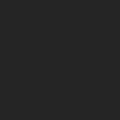
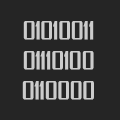
Before/after of a 120px x 120px layered artwork. What changed in the layer stack:
added layer "metawriter" above "set" over bbox(22, 21, 94, 100)
